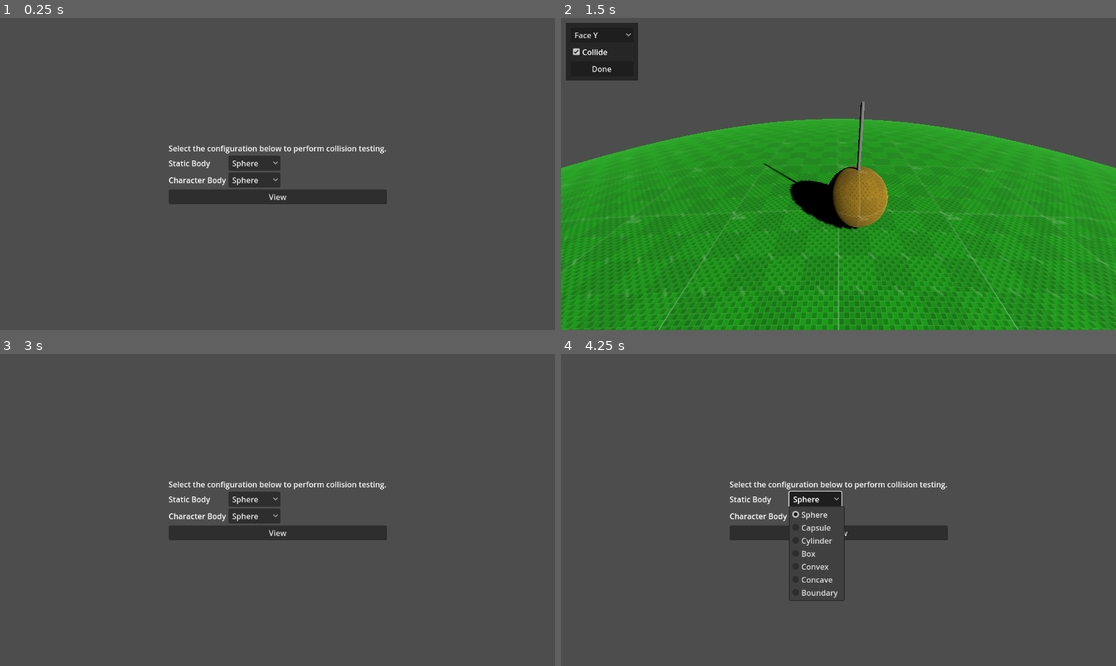
Above: before the commit, frames 1-4 (two rows, left to right).
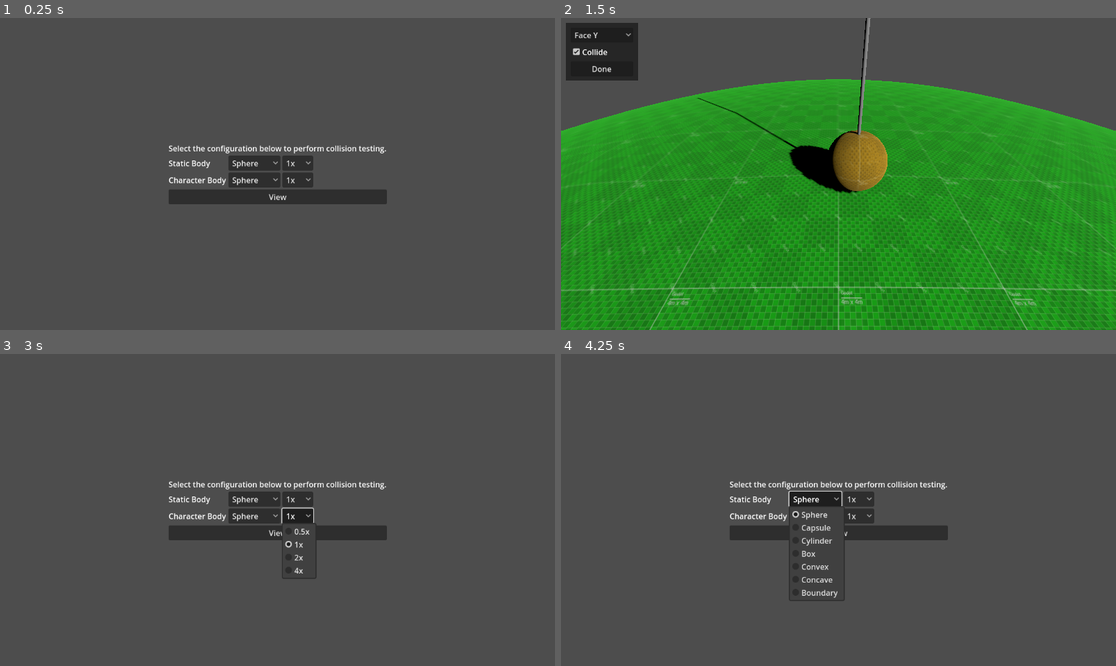
Above: after the commit, the same moments.

Repository: Malcolmnixon/PhysicsCollisionTest
Game: Godot game, scene res://main.tscn
Two runs of this game, one before a commit and one after it. Both use one fixed random seed, a clock stepped at 60 frames per second and the inputs below.
Inputs (mouse positions are in pixels of both pictures, inside the frame that each line leads up to):
- Up to frame 1 (0.25 s): no input
- Up to frame 2 (1.5 s): click (860, 161) at 0.5 s, where only the run after the commit has a clickable "1x"; click "View" at 1.25 s
- Up to frame 3 (3 s): click "Done" at 2 s; click (299, 516) at 2.75 s, where only the run after the commit has a clickable "1x"
- Up to frame 4 (4.25 s): click "Sphere" at 3.5 s

The runs differ from the first frame. In frame 1, 0.5% of the frame differs, in the area x 50-57%, y 44-55%; in frame 2, 28%, in the area x 0-100%, y 0-100%; in frame 3, 0.7%; in frame 4, 0.5%.

Commit message:
Added support for testing collision objects with uniform-scaling.

Diff:
--- a/collision_test.gd
+++ b/collision_test.gd
@@ -6,18 +6,35 @@
 var _orientation := 0
 var _collide := true
 var _duration := 0.0
+var _collision_point_y := 100.0
+var _start_offset_y := 3.0
+var _move_distance_y := 5.0
 
 
 func _ready():
 	# Load the static body file
 	var static_scene := load(Singleton.static_body_file)
 	_static_body = static_scene.instantiate()
+	_static_body.scale = Vector3.ONE * Singleton.static_body_scale
 	add_child(_static_body)
 
 	# Load the static body file
 	var character_scene := load(Singleton.character_body_file)
 	_character_body = character_scene.instantiate()
+	_character_body.scale = Vector3.ONE * Singleton.character_body_scale
 	add_child(_character_body)
+
+	# Calculate collision information
+	_collision_point_y = 100.0 * Singleton.static_body_scale
+	_start_offset_y = 3.0 * Singleton.character_body_scale
+	_move_distance_y = 5.0 * Singleton.character_body_scale
+
+	# Move the camera
+	$Camera3D.global_position = Vector3(
+		0,
+		_collision_point_y + 5.0 * Singleton.character_body_scale,
+		6.0 * Singleton.character_body_scale)
+	$Camera3D.look_at(Vector3(0.0, _collision_point_y, 0.0))
 
 
 # Called every frame. 'delta' is the elapsed time since the previous frame.
@@ -47,10 +64,14 @@
 					_duration * 0.328472,
 					_duration * 0.442541))
 
+	# Ensure the basis is scaled appropriately
+	character_rotation = character_rotation.scaled(
+		Vector3.ONE * Singleton.character_body_scale)
+
 	# Construct the character position
 	var character_position := Vector3(
 			sin(_duration * 1.852451) * 2,
-			103,
+			_collision_point_y + _start_offset_y,
 			sin(_duration * 1.622152) * 2)
 
 	# Set the character position and rotation
@@ -63,7 +84,8 @@
 		return
 
 	# Move the character down
-	var collision : KinematicCollision3D = _character_body.move_and_collide(Vector3.DOWN * 4)
+	var collision : KinematicCollision3D = _character_body.move_and_collide(
+		Vector3.DOWN * _move_distance_y)
 
 	# Skip if no collision
 	if not collision:
--- a/collision_test.tscn
+++ b/collision_test.tscn
@@ -5,7 +5,7 @@
 [sub_resource type="CylinderMesh" id="CylinderMesh_7ksbl"]
 top_radius = 0.05
 bottom_radius = 0.05
-height = 4.0
+height = 10.0
 
 [node name="CollisionTest" type="Node3D"]
 script = ExtResource("1_pa3op")
@@ -16,7 +16,7 @@
 [node name="Normal" type="Node3D" parent="."]
 
 [node name="MeshInstance3D" type="MeshInstance3D" parent="Normal"]
-transform = Transform3D(1, 0, 0, 0, -4.37114e-08, -1, 0, 1, -4.37114e-08, 0, 0, -2)
+transform = Transform3D(1, 0, 0, 0, -4.37114e-08, -1, 0, 1, -4.37114e-08, 0, 0, -5)
 mesh = SubResource("CylinderMesh_7ksbl")
 
 [node name="DirectionalLight3D" type="DirectionalLight3D" parent="."]
--- a/main.gd
+++ b/main.gd
@@ -12,6 +12,7 @@
 	"res://objects/static/static_boundary.tscn"
 ]
 
+## Table of character body files
 const CHARACTER_FILES := [
 	"res://objects/dynamic/dynamic_sphere.tscn",
 	"res://objects/dynamic/dynamic_capsule.tscn",
@@ -21,12 +22,17 @@
 	"res://objects/dynamic/dynamic_concave.tscn"
 ]
 
+## Table of scales
+const SCALES := [ 0.5, 1.0, 2.0, 4.0 ]
+
 
 
 func _on_button_pressed():
-	# Select the objects
+	# Select the objects and scales
 	Singleton.static_body_file = STATIC_FILES[%StaticOptions.selected]
+	Singleton.static_body_scale = SCALES[%StaticScale.selected]
 	Singleton.character_body_file = CHARACTER_FILES[%CharacterOptions.selected]
+	Singleton.character_body_scale = SCALES[%CharacterScale.selected]
 
 	# Switch to the collision test scene
 	get_tree().change_scene_to_file("res://collision_test.tscn")
--- a/main.tscn
+++ b/main.tscn
@@ -32,7 +32,7 @@
 
 [node name="GridContainer" type="GridContainer" parent="VBoxContainer"]
 layout_mode = 2
-columns = 2
+columns = 3
 
 [node name="StaticLabel" type="Label" parent="VBoxContainer/GridContainer"]
 layout_mode = 2
@@ -58,6 +58,20 @@
 popup/item_6/text = "Boundary"
 popup/item_6/id = 6
 
+[node name="StaticScale" type="OptionButton" parent="VBoxContainer/GridContainer"]
+unique_name_in_owner = true
+layout_mode = 2
+item_count = 4
+selected = 1
+popup/item_0/text = "0.5x"
+popup/item_0/id = 0
+popup/item_1/text = "1x"
+popup/item_1/id = 1
+popup/item_2/text = "2x"
+popup/item_2/id = 2
+popup/item_3/text = "4x"
+popup/item_3/id = 3
+
 [node name="CharacterLabel" type="Label" parent="VBoxContainer/GridContainer"]
 layout_mode = 2
 text = "Character Body"
@@ -80,6 +94,20 @@
 popup/item_5/text = "Concave"
 popup/item_5/id = 5
 
+[node name="CharacterScale" type="OptionButton" parent="VBoxContainer/GridContainer"]
+unique_name_in_owner = true
+layout_mode = 2
+item_count = 4
+selected = 1
+popup/item_0/text = "0.5x"
+popup/item_0/id = 0
+popup/item_1/text = "1x"
+popup/item_1/id = 1
+popup/item_2/text = "2x"
+popup/item_2/id = 2
+popup/item_3/text = "4x"
+popup/item_3/id = 3
+
 [node name="Button" type="Button" parent="VBoxContainer"]
 layout_mode = 2
 text = "View"
--- a/objects/static/static_boundary.tscn
+++ b/objects/static/static_boundary.tscn
@@ -8,11 +8,13 @@
 size = Vector2(100, 100)
 
 [node name="StaticBody" type="StaticBody3D"]
-transform = Transform3D(0.996195, 0.0871557, 0, -0.0868241, 0.992404, -0.0871557, -0.00759612, 0.0868241, 0.996195, 0, 100, 0)
+transform = Transform3D(0.996195, 0.0871557, -4.45258e-09, -0.0868241, 0.992404, -0.0871557, -0.00759612, 0.0868241, 0.996195, 0, 0, 0)
 
 [node name="CollisionShape3D" type="CollisionShape3D" parent="."]
+transform = Transform3D(1, 0, 0, 0, 1, 0, 0, 0, 1, 0, 100, 0)
 shape = SubResource("WorldBoundaryShape3D_lfxcu")
 
 [node name="MeshInstance3D" type="MeshInstance3D" parent="."]
+transform = Transform3D(1, 0, 0, 0, 1, 0, 0, 0, 1, 0, 100, 0)
 mesh = SubResource("PlaneMesh_vqxtx")
 surface_material_override/0 = ExtResource("1_dw1hh")
--- a/project.godot
+++ b/project.godot
@@ -19,6 +19,10 @@
 
 Singleton="*res://singleton.gd"
 
+[editor]
+
+export/convert_text_resources_to_binary=true
+
 [rendering]
 
 renderer/rendering_method="mobile"
--- a/singleton.gd
+++ b/singleton.gd
@@ -2,4 +2,7 @@
 
 
 var static_body_file : String = "res://objects/static/static_capsule.tscn"
+var static_body_scale : float = 1.0
+
 var character_body_file : String = "res://objects/dynamic/dynamic_cylinder.tscn"
+var character_body_scale : float = 1.0
